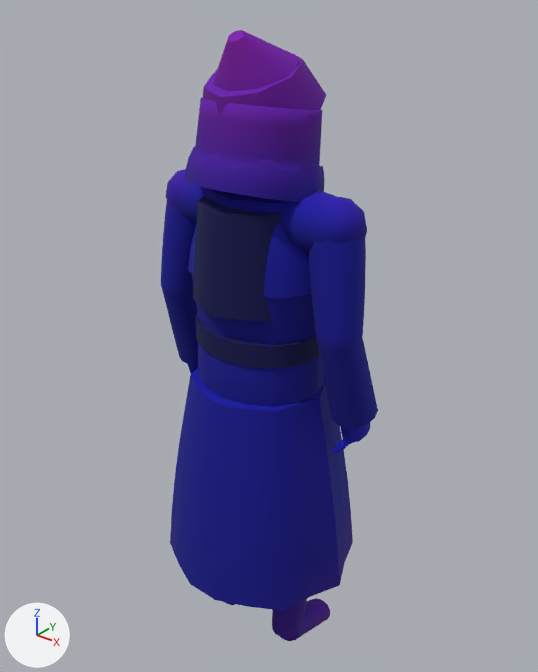
An edit to the glTF model assets/kit/skel_sister.glb, drawn before and after from the same camera.
The view is the same before and after, from a 50 mm camera at (1.127, -1.373, 1.918) aimed at (-0.02, 0.061, 1.029). Lighting does not change. The marker at lower left points along +X, +Y and +Z. The first picture is the older version. Vertices at exactly the same position are counted once.

The first picture shows 'sister'.
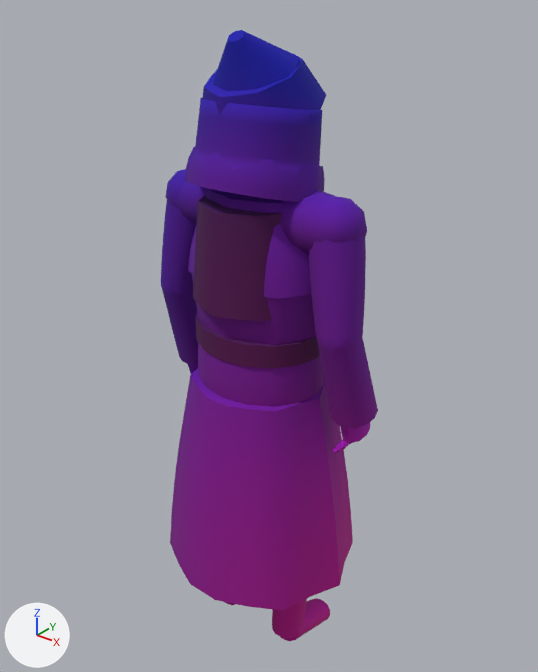
Diff of the bpy script that builds the scene:
```diff
--- a/assets/kit/skel_sister.glb.py
+++ b/assets/kit/skel_sister.glb.py
@@ me_sister @@
 me_sister.from_pydata(...)  # 2449 vertices, 4640 faces; spans x -0.33..0.33, y -0.26..0.26, z 0.0..1.81
 # used by ob_sister; location = (0.0, 0.0, 0.0)
+# me_sister part 1: 2254 faces centred in x -0.33..0.33, y -0.24..0.21, z 0.4..1.6 are repainted in the vertex colours; the middle colour goes from blue #0000c6 to purple #8100c6
+# me_sister part 2: 742 faces centred in x -0.26..0.33, y -0.26..0.25, z 0.04..0.94 are repainted in the vertex colours; the middle colour goes from blue #0000c1 to pink #bc00c1
+# me_sister part 3: 1272 faces centred in x -0.33..0.29, y -0.17..0.18, z 0.81..1.81 are repainted in the vertex colours; the middle colour goes from purple #4a00e1 to purple #5500e1
+# me_sister part 4: 372 faces centred in x -0.16..0.27, y -0.06..0.26, z 0.01..0.52 are repainted in the vertex colours; the middle colour goes from purple #4800bb to pink #e400bb
 me_sister.materials.append(mat_m_habit)
```

Where the change shows, as pixel boxes [x1, y1, x2, y2] in the pictures (538 x 672 px):
part 1 of me_sister, recoloured (blue to purple)
    both: [161, 179, 378, 563]
part 2 of me_sister, recoloured (lighter)
    both: [178, 391, 367, 611]
part 3 of me_sister, recoloured
    both: [161, 30, 367, 329]
part 4 of me_sister, recoloured
    both: [233, 482, 353, 641]
